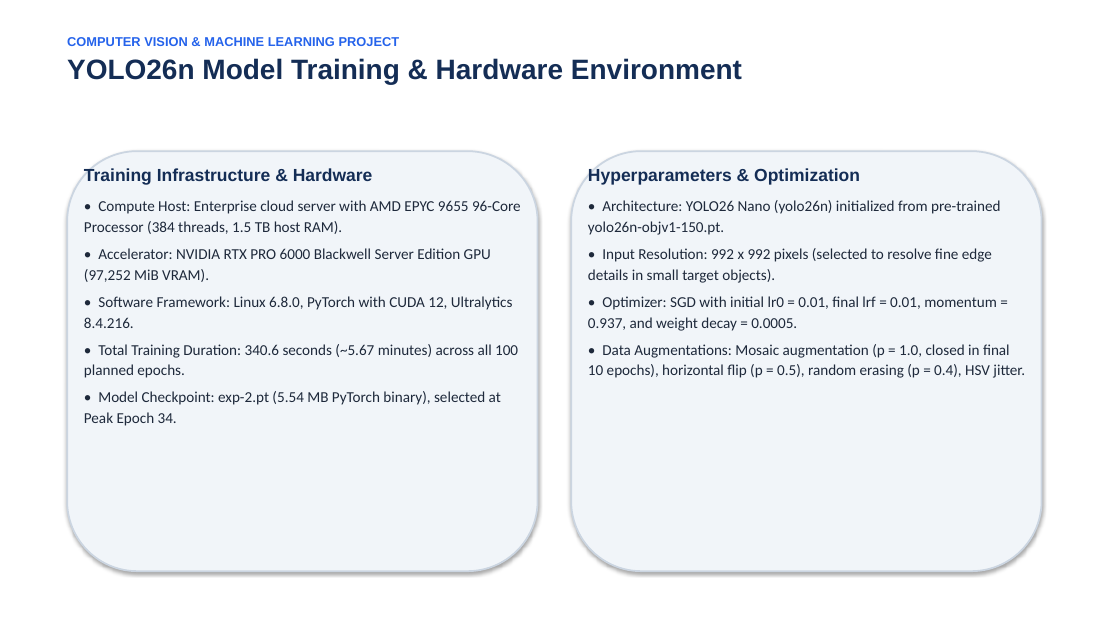
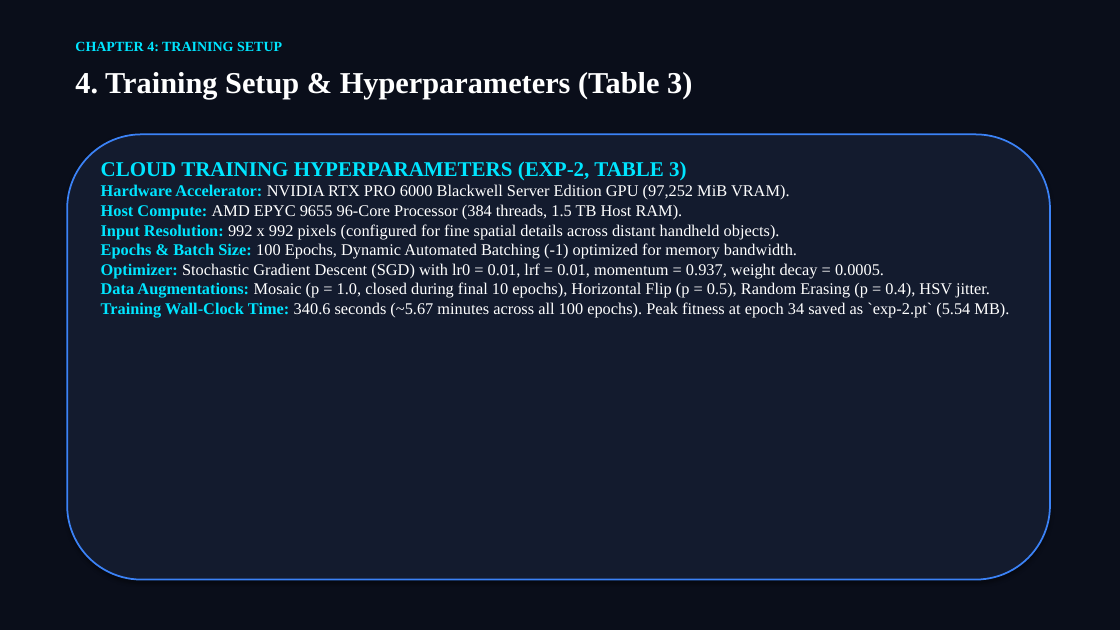
Before and after one commit to tormekpeyprosper-cpu/object-detection-suite, a slide deck: slide 10 of docs/Object_Detection_Suite_Presentation.pptx (slide 5 before the commit). Drawn at 1120x630 pixels with LibreOffice and Linux fonts; fonts in the diff are those of the drawing. Boxes give left, top, right and bottom in pixels: in the first picture for what was removed or moved away, otherwise in the second. Text is boxed around its words. In the diff, an @@ line names an element or a change of style, - is before the commit and + after.

Commit message:
docs: align project report, viva guide, presentation, report and readme with Isaac Nkansah report structure (Chapters 1-9, Tables 0-6)

```diff
--- a/docs/Object_Detection_Suite_Presentation.pptx
+++ b/docs/Object_Detection_Suite_Presentation.pptx
@@ rectangle added at [0, 0, 1120, 630], fill #0A0E1A, outline #0A0E1A 0.75 pt @@
@@ text removed at [67, 37, 742, 84] @@
-COMPUTER VISION & MACHINE LEARNING PROJECT
-YOLO26n Model Training & Hardware Environment
@@ text added at [75, 41, 282, 51], 12 pt, text #00E5FF, bold @@
+CHAPTER 4: TRAINING SETUP
@@ text added at [75, 72, 692, 99], 26 pt, text #FFFFFF, bold @@
+4. Training Setup & Hyperparameters (Table 3)
@@ rounded rectangle added at [67, 134, 1050, 580], fill #131B2E, outline #3B82F6 1.5 pt @@
@@ rounded rectangle removed at [67, 151, 538, 571] @@
@@ text removed at [84, 168, 521, 426] @@
-Training Infrastructure & Hardware
-• Compute Host: Enterprise cloud server with AMD EPYC 9655 96-Core Processor (384 threads, 1.5 TB host RAM).
-• Accelerator: NVIDIA RTX PRO 6000 Blackwell Server Edition GPU (97,252 MiB VRAM).
-• Software Framework: Linux 6.8.0, PyTorch with CUDA 12, Ultralytics 8.4.216.
-• Total Training Duration: 340.6 seconds (~5.67 minutes) across all 100 planned epochs.
-• Model Checkpoint: exp-2.pt (5.54 MB PyTorch binary), selected at Peak Epoch 34.
@@ text at [101, 161, 1009, 318]: text changed; size 13 to 14 pt; font Calibri to Times New Roman; text colour #1E293B to #FFFFFF @@
-Hyperparameters & Optimization
-• Architecture: YOLO26 Nano (yolo26n) initialized from pre-trained yolo26n-objv1-150.pt.
-• Input Resolution: 992 x 992 pixels (selected to resolve fine edge details in small target objects).
-• Optimizer: SGD with initial lr0 = 0.01, final lrf = 0.01, momentum = 0.937, and weight decay = 0.0005.
-• Data Augmentations: Mosaic augmentation (p = 1.0, closed in final 10 epochs), horizontal flip (p = 0.5), random erasing (p = 0.4), HSV jitter.
+CLOUD TRAINING HYPERPARAMETERS (EXP-2, TABLE 3)
+Hardware Accelerator: NVIDIA RTX PRO 6000 Blackwell Server Edition GPU (97,252 MiB VRAM).
+Host Compute: AMD EPYC 9655 96-Core Processor (384 threads, 1.5 TB Host RAM).
+Input Resolution: 992 x 992 pixels (configured for fine spatial details across distant handheld objects).
+Epochs & Batch Size: 100 Epochs, Dynamic Automated Batching (-1) optimized for memory bandwidth.
+Optimizer: Stochastic Gradient Descent (SGD) with lr0 = 0.01, lrf = 0.01, momentum = 0.937, weight decay = 0.0005.
+Data Augmentations: Mosaic (p = 1.0, closed during final 10 epochs), Horizontal Flip (p = 0.5), Random Erasing (p = 0.4), HSV jitter.
+Training Wall-Clock Time: 340.6 seconds (~5.67 minutes across all 100 epochs). Peak fitness at epoch 34 saved as `exp-2.pt` (5.54 MB).
@@ rounded rectangle removed at [571, 151, 1042, 571] @@
```
Also in this commit, not shown: 16 slides added, 13 slides removed, 6 other files.
